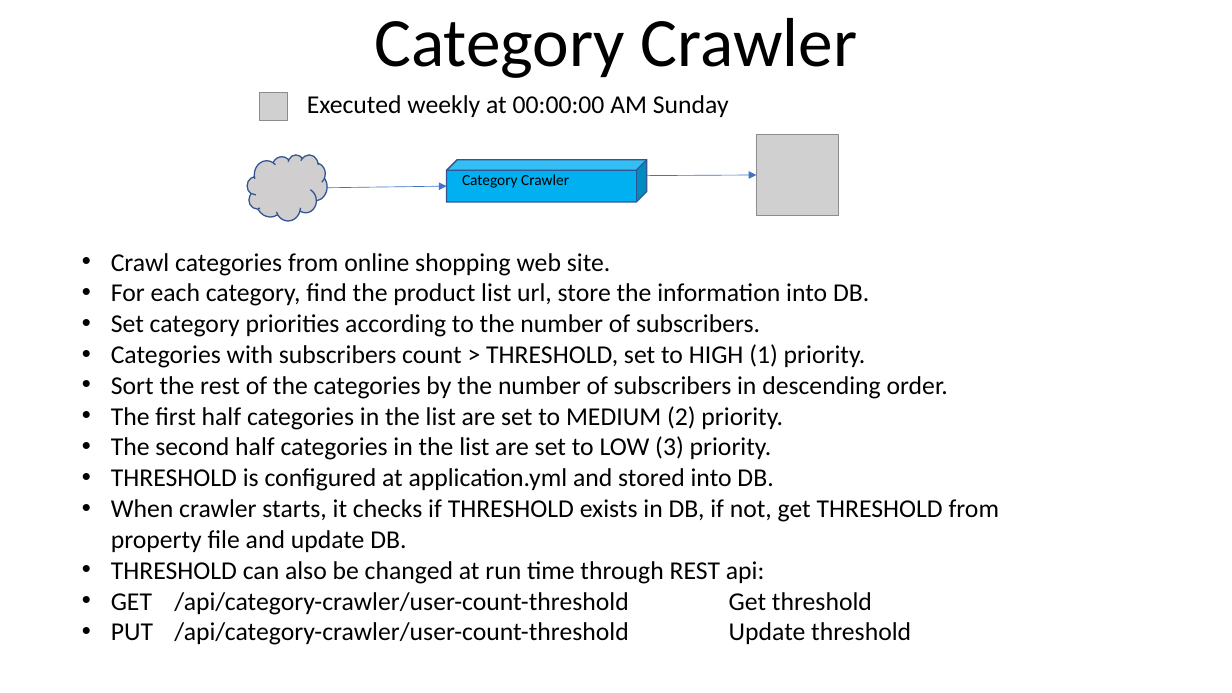
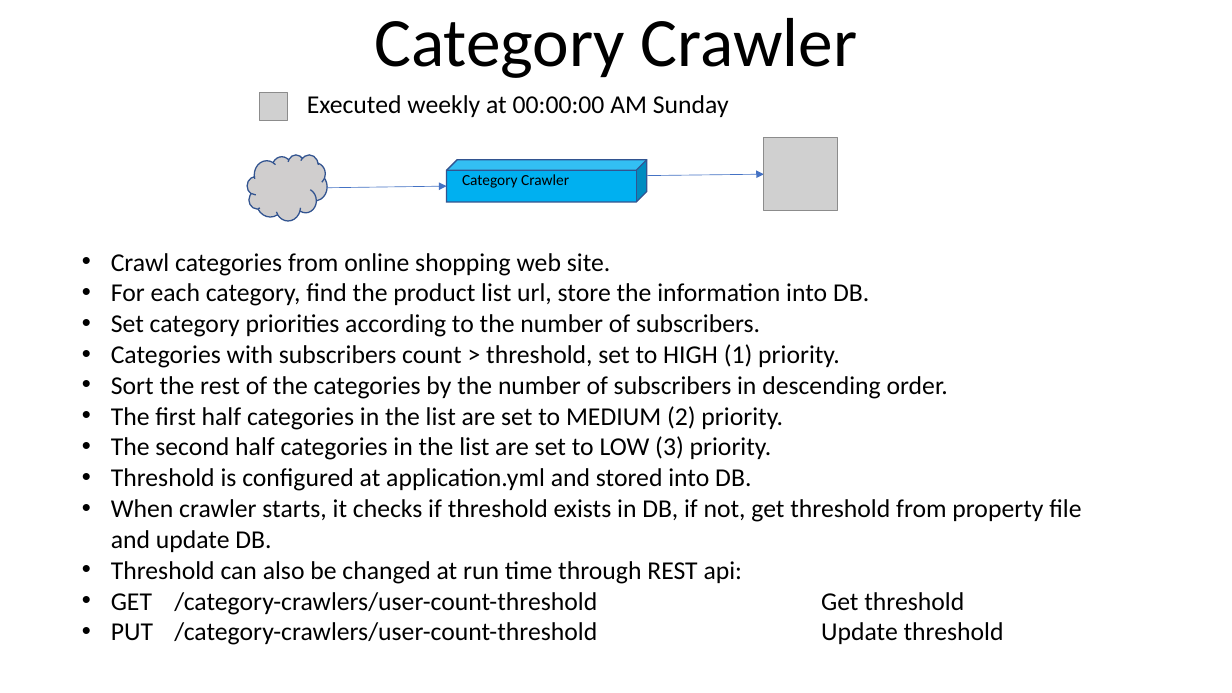
Before and after one commit to youhusky/price-monitoring-system, a slide deck: slide 5 of PriceMonitoringDesign.pptx (slide 3 before the commit). Drawn at 1232x693 pixels with LibreOffice and Linux fonts; fonts in the diff are those of the drawing; grey boxes stand for pictures. Boxes give left, top, right and bottom in pixels: in the first picture for what was removed or moved away, otherwise in the second. Text is boxed around its words. In the diff, an @@ line names an element or a change of style, - is before the commit and + after.

Commit message:
Update ppt

```diff
--- a/PriceMonitoringDesign.pptx
+++ b/PriceMonitoringDesign.pptx
@@ picture: place and size @@
-picture at (757, 134, 839, 216)
+picture at (764, 138, 837, 211)
@@ arrow moved from (647, 176) - (757, 175) to (647, 176) - (764, 175) @@
@@ text at (111, 344, 840, 368): text changed @@
-• Categories with subscribers count > THRESHOLD, set to HIGH (1) priority.
+• Categories with subscribers count > threshold, set to HIGH (1) priority.
@@ text at (111, 468, 1081, 645): text changed @@
-• THRESHOLD is configured at application.yml and stored into DB.
-• When crawler starts, it checks if THRESHOLD exists in DB, if not, get THRESHOLD from property file and update DB.
-• THRESHOLD can also be changed at run time through REST api:
-• GET /api/category-crawler/user-count-threshold Get threshold
-• PUT /api/category-crawler/user-count-threshold Update threshold
+• Threshold is configured at application.yml and stored into DB.
+• When crawler starts, it checks if threshold exists in DB, if not, get threshold from property file and update DB.
+• Threshold can also be changed at run time through REST api:
+• GET /category-crawlers/user-count-threshold Get threshold
+• PUT /category-crawlers/user-count-threshold Update threshold
```
Also in this commit, not shown: 8 other slides changed, 1 slide added, 3 other files.
